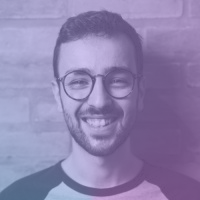
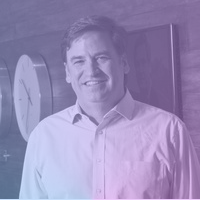
Comparing the layer stacks of the two 200 × 200 images. Changes:
renamed "Pasted Layer #4" to "Pasted Layer #5", showed it, painted on it over 0, 0, 200, 199
removed layer "Pasted Layer" over 0, 0, 200, 200
